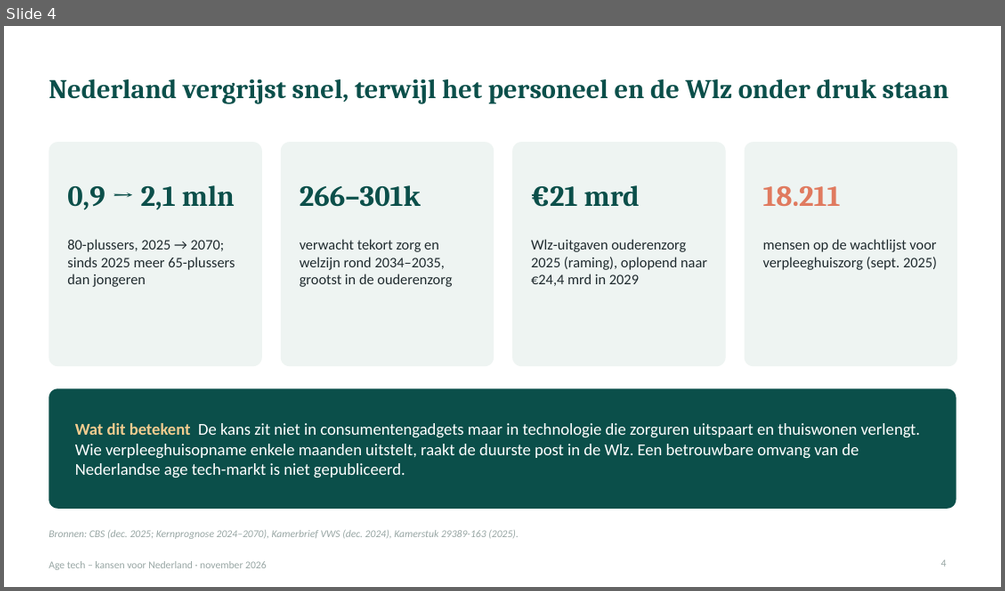
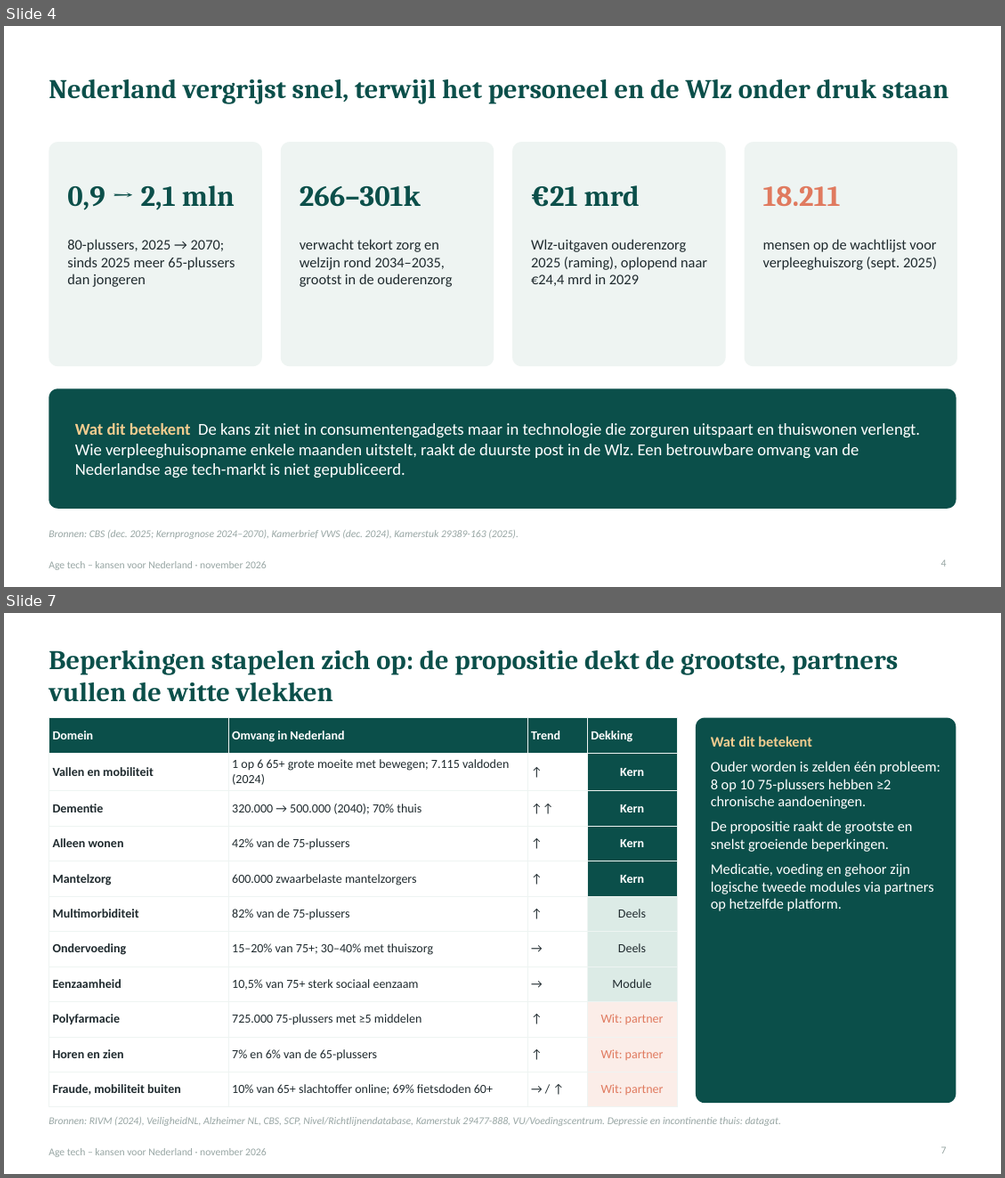
Before and after one commit to robruijn/Four-Seasons-Rome-2026, a slide deck: AgeTech_kansen_Nederland.pptx. Shown one above the other, each under a label of ours: slide 4 before the commit, slides 4 and 7 after it; the slides between them are not shown. The pictures are 1005x591 and 1005x1178 pixels, drawn with LibreOffice and Linux fonts; fonts in the diff are those of the drawing. Boxes give left, top, right and bottom in pixels: in the first picture for what was removed or moved away, otherwise in the second. Text is boxed around its words. In the diff, an @@ line names an element or a change of style, - is before the commit and + after.

```diff
--- a/AgeTech_kansen_Nederland.pptx
+++ b/AgeTech_kansen_Nederland.pptx
@@ slide 7 added at <box>4,613,1001,1174</box>, background #FFFFFF; not listed: 1 template element that a slide beside it also shows @@
@@ title added at <box>48,650,898,702</box>, 26 pt, text #0B4F4A, bold @@
+Beperkingen stapelen zich op: de propositie dekt de grootste, partners vullen de witte vlekken
@@ table added at <box>48,718,677,1098</box>, 11 rows, 4 columns @@
+Domein | Omvang in Nederland | Trend | Dekking
+Vallen en mobiliteit | 1 op 6 65+ grote moeite met bewegen; 7.115 valdoden (2024) | ↑ | Kern
+Dementie | 320.000 → 500.000 (2040); 70% thuis | ↑↑ | Kern
+Alleen wonen | 42% van de 75-plussers | ↑ | Kern
+Mantelzorg | 600.000 zwaarbelaste mantelzorgers | ↑ | Kern
+Multimorbiditeit | 82% van de 75-plussers | ↑ | Deels
+Ondervoeding | 15–20% van 75+; 30–40% met thuiszorg | → | Deels
+Eenzaamheid | 10,5% van 75+ sterk sociaal eenzaam | → | Module
+Polyfarmacie | 725.000 75-plussers met ≥5 middelen | ↑ | Wit: partner
+Horen en zien | 7% en 6% van de 65-plussers | ↑ | Wit: partner
+Fraude, mobiliteit buiten | 10% van 65+ slachtoffer online; 69% fietsdoden 60+ | → / ↑ | Wit: partner
@@ rounded rectangle added at <box>696,718,956,1103</box>, fill #0B4F4A @@
@@ text added at <box>711,761,940,911</box>, 14 pt, text #FFFFFF @@
+Wat dit betekent
+Ouder worden is zelden één probleem: 8 op 10 75-plussers hebben ≥2 chronische aandoeningen.
+De propositie raakt de grootste en snelst groeiende beperkingen.
+Medicatie, voeding en gehoor zijn logische tweede modules via partners op hetzelfde platform.
@@ text added at <box>48,1117,781,1126</box>, 10 pt, text #98A6A4, italic @@
+Bronnen: RIVM (2024), VeiligheidNL, Alzheimer NL, CBS, SCP, Nivel/Richtlijnendatabase, Kamerstuk 29477-888, VU/Voedingscentrum. Depressie en incontinentie thuis: datagat.
@@ page number added at <box>941,1146,947,1153</box>, 10 pt, text #98A6A4 @@
+7
```
Also in this commit, not shown: 9 slides changed, 1 other slide added.
